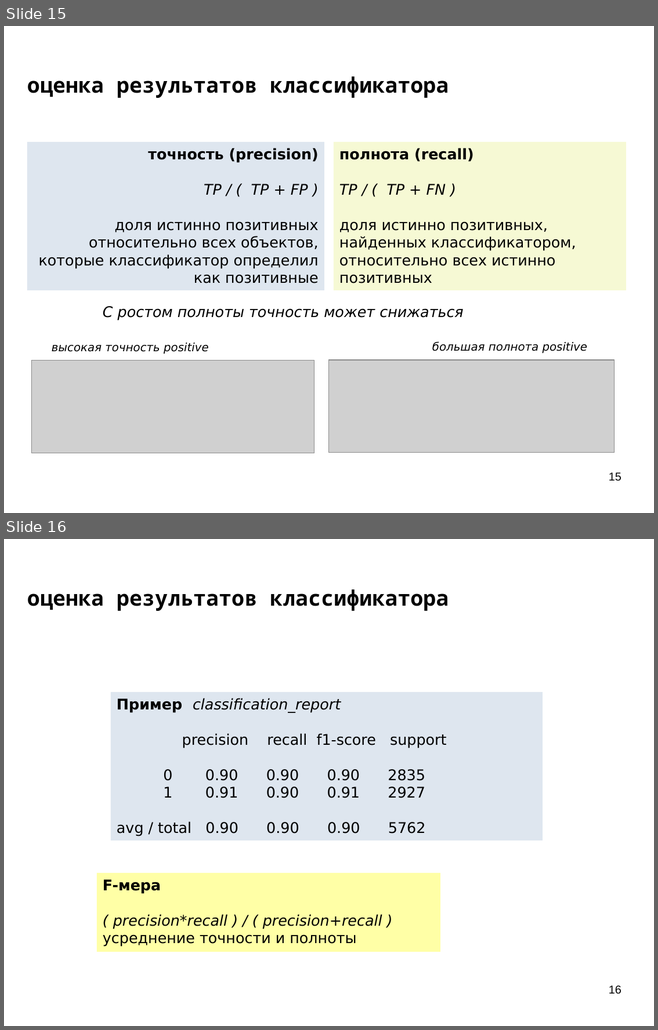
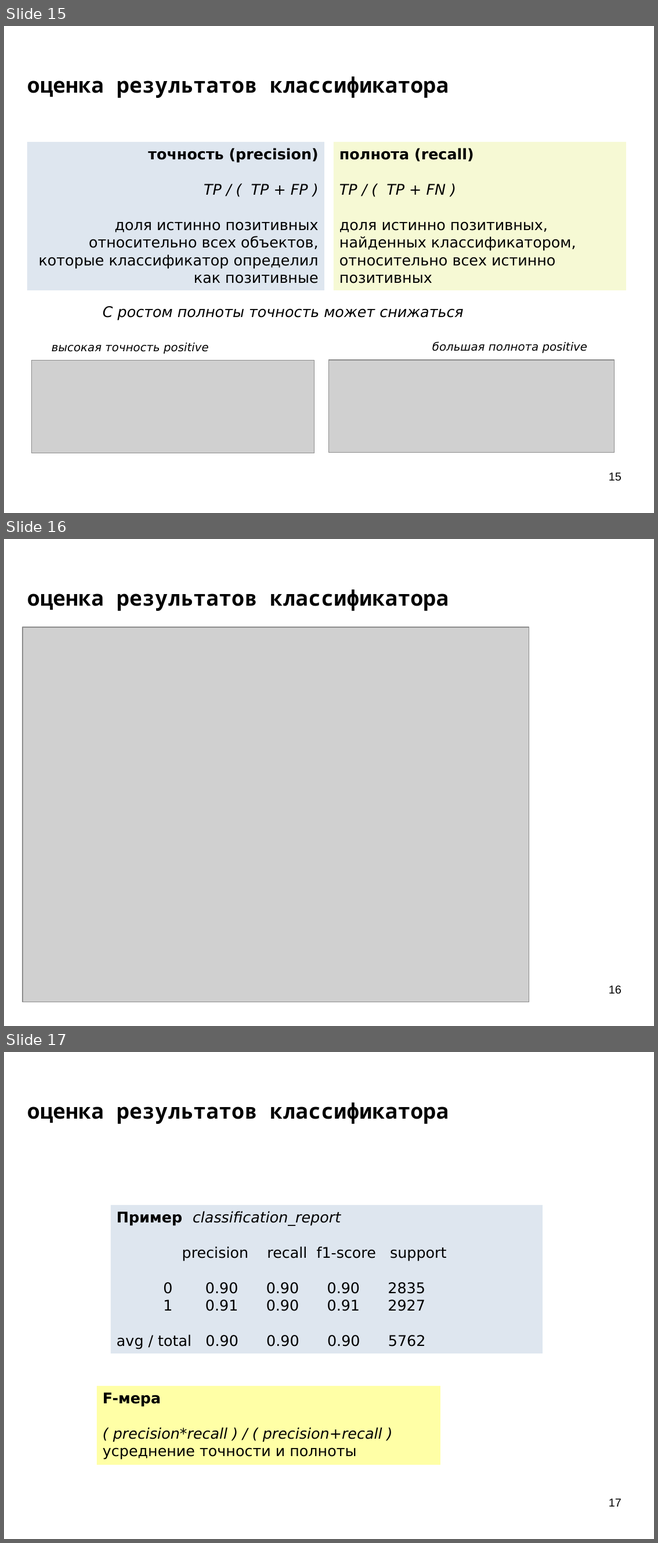
Before and after one commit to mechanoid5/ml_lectorium_2023_I, a slide deck: 05-classifier-estimation.odp. Shown one above the other, each under a label of ours: slides 15 and 16 before the commit, slides 15, 16 and 17 after it. The pictures are 658x1030 and 658x1543 pixels, drawn with LibreOffice and Linux fonts; fonts in the diff are those of the drawing; grey boxes stand for pictures; background and template pictures are left out. Boxes give left, top, right and bottom in pixels: in the first picture for what was removed or moved away, otherwise in the second. Text is boxed around its words. In the diff, an @@ line names an element or a change of style, - is before the commit and + after.

```diff
--- a/05-classifier-estimation.odp
+++ b/05-classifier-estimation.odp
@@ slide 16 added at (4,539,654,1026), background picture (left out) @@
@@ title added at (27,589,448,611), 26 pt, text #000000, bold @@
+оценка результатов классификатора
@@ picture added at (23,627,529,1002) @@
@@ page number added at (608,986,621,994), 14 pt, text #000000 @@
+16
@@ what was slide 16 is now slide 17 @@
@@ page number at (608,1499,621,1507): text changed @@
-16
+17
```
Also in this commit, not shown: 2 other files.
